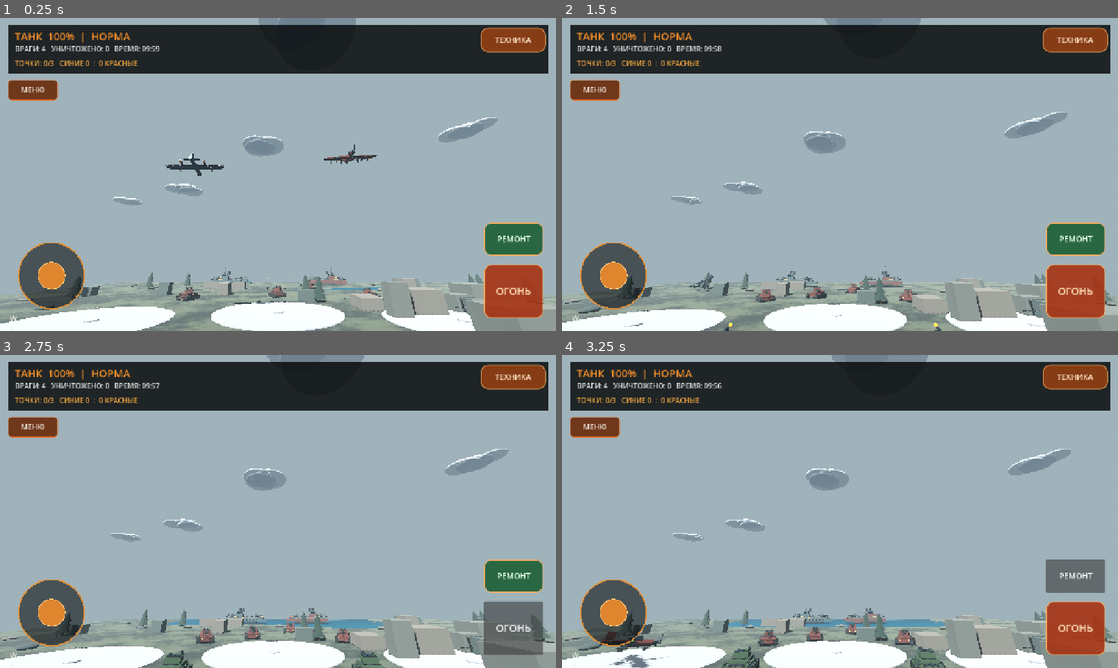
Above: before the commit, frames 1-4 (two rows, left to right).
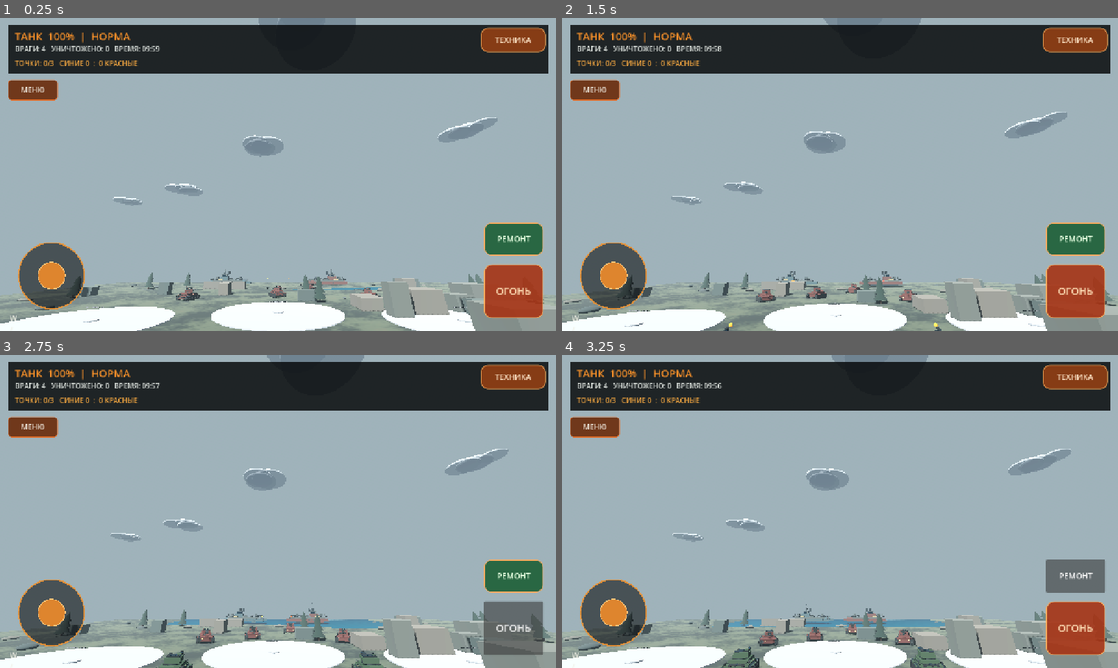
Above: after the commit, the same moments.

Repository: p87010834-ai/WAR-BATTLE-MOBILE
Game: Godot game, scene res://scenes/main.tscn
Two runs of this game, one before a commit and one after it. Both use one fixed random seed, a clock stepped at 60 frames per second and the inputs below.
Inputs (mouse positions are in pixels of both pictures, inside the frame that each line leads up to):
- Up to frame 1 (0.25 s): no input
- Up to frame 2 (1.5 s): tap Enter at 0.5 s; drag from (612, 274) to (895, 105) at 0.52 s; drag from (728, 190) to (812, 237) at 1.27 s
- Up to frame 3 (2.75 s): click "ОГОНЬ" at 2 s
- Up to frame 4 (3.25 s): click "РЕМОНТ" at 2.75 s

The runs differ from the first frame. In frame 1, 0.5% of the frame differs, in the area x 29-69%, y 40-92%; in frame 2, less than 0.1%; in frame 3, less than 0.1%; in frame 4, 0.5%, in the area x 6-57%, y 79-100%.
Error after the commit: Parse Error: Identifier "dark" not declared in the current scope. (res://scripts/aircraft.gd:397)

Commit message:
Complete aircraft exterior service and control details

Diff:
--- a/godot/scripts/aircraft.gd
+++ b/godot/scripts/aircraft.gd
@@ -374,6 +374,37 @@
 	mark.scale = Vector3(1.25, 0.2, 0.7)
 	add_child(mark)
 
+	# Final airframe detailing: trailing-edge flaps, hinges, aerials, pitot probe and gun ports.
+	var control_surface_mat := _air_material(Color(0.17, 0.22, 0.24), 0.62, 0.58)
+	var fastener_mat := _air_material(Color(0.36, 0.39, 0.39), 0.82, 0.42)
+	for side in [-1.0, 1.0]:
+		# Segmented flap panels and hinge fairings along both wing trailing edges.
+		for flap_index in range(3):
+			var flap_x: float = side * (1.15 + float(flap_index) * 1.28)
+			var flap := _air_box(Vector3(1.12, 0.075, 0.48), Vector3(flap_x, -0.13, 0.76), control_surface_mat)
+			flap.rotation.x = -0.035
+			for hinge_index in range(2):
+				_air_cylinder(0.045, 0.18, Vector3(flap_x + side * (hinge_index - 0.5) * 0.72, -0.19, 0.48), Vector3(0, 0, PI / 2.0), fastener_mat, 8)
+		# Wing access covers and restrained fastener rows.
+		for panel_index in range(3):
+			var panel_x: float = side * (1.0 + float(panel_index) * 1.25)
+			_air_box(Vector3(0.62, 0.018, 0.34), Vector3(panel_x, -0.008, -0.35), control_surface_mat)
+			for bolt_index in range(4):
+				var bolt_x: float = panel_x + (float(bolt_index) - 1.5) * 0.13
+				_air_cylinder(0.018, 0.022, Vector3(bolt_x, 0.006, -0.48), Vector3.ZERO, fastener_mat, 6)
+		# Exhaust lips and inspection details on the engine nacelles.
+		_air_cylinder(0.235, 0.12, Vector3(side * 2.45, -0.05, 1.98), Vector3(PI / 2.0, 0, 0), fastener_mat, 16)
+		_air_box(Vector3(0.12, 0.06, 0.38), Vector3(side * 2.45, 0.20, 0.85), dark)
+	# Pitot tube on the port wing and dorsal radio aerial.
+	_air_cylinder(0.025, 0.82, Vector3(-5.15, -0.04, -0.72), Vector3(PI / 2.0, 0, 0), fastener_mat, 8)
+	_air_cylinder(0.025, 0.62, Vector3(0, 0.72, 1.35), Vector3(0.16, 0, 0), dark, 8)
+	_air_cylinder(0.035, 0.16, Vector3(0, 0.99, 1.63), Vector3.ZERO, fastener_mat, 8)
+	# Recessed-looking gun ports and small service panels at the wing roots.
+	for side in [-1.0, 1.0]:
+		for port_index in range(2):
+			_air_cylinder(0.055, 0.035, Vector3(side * (1.35 + float(port_index) * 0.34), -0.005, -1.02), Vector3(PI / 2.0, 0, 0), dark, 10)
+		_air_box(Vector3(0.32, 0.025, 0.22), Vector3(side * 0.82, 0.015, -0.38), marking)
+
 func _air_material(color: Color, metal: float, rough: float) -> StandardMaterial3D:
 	var mat := StandardMaterial3D.new()
 	mat.albedo_color = color
